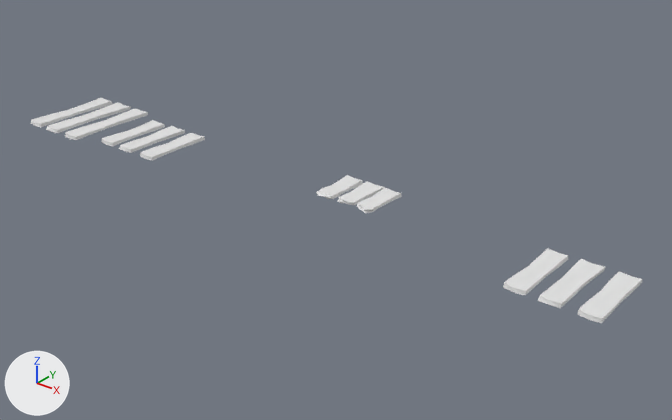
Two versions of the Blender file Assets/ApiXizuki/WoodPlanks.blend, one commit apart.
One viewpoint serves both versions: a 50 mm lens placed at (29.3, -63.5, 38.5), pointed at (-23.2, 2.1, -2.2). Lighting does not change. The marker at lower left points along +X, +Y and +Z.

Before the edit, the objects in view are built like this:
```python
ob_cube = bpy.data.objects.new('Cube', me_cube)
ob_cube.location = (0.0, 0.0, 0.0)
ob_cube_001 = bpy.data.objects.new('Cube.001', me_cube_005)
ob_cube_001.location = (3.13, 0.0, 0.0)
ob_cube_002 = bpy.data.objects.new('Cube.002', me_cube_006)
ob_cube_002.location = (6.5, 0.0, 0.0)
ob_cube_009 = bpy.data.objects.new('Cube.009', me_cube_014)
ob_cube_009.location = (-18.5, 1.44, 0.0)
ob_cube_010 = bpy.data.objects.new('Cube.010', me_cube_015)
ob_cube_010.location = (-20.78, 1.15, 0.0)
ob_cube_011 = bpy.data.objects.new('Cube.011', me_cube_016)
ob_cube_011.location = (-23.3, 1.44, 0.0)
ob_cube_012 = bpy.data.objects.new('Cube.012', me_cube_017)
ob_cube_012.location = (-51.0, 0.0, 0.0)
# also in view: 'Cube.013' at (-47.8, -0.1, 0.4); 'Cube.016' at (-59.0, -0.1, 0.4); 'Cube.015' at (-55.7, 0.0, 0.4); 'Cube.017' at (-62.2, -0.1, 0.4); 'Cube.014' at (-44.5, 0.0, 0.4)
```
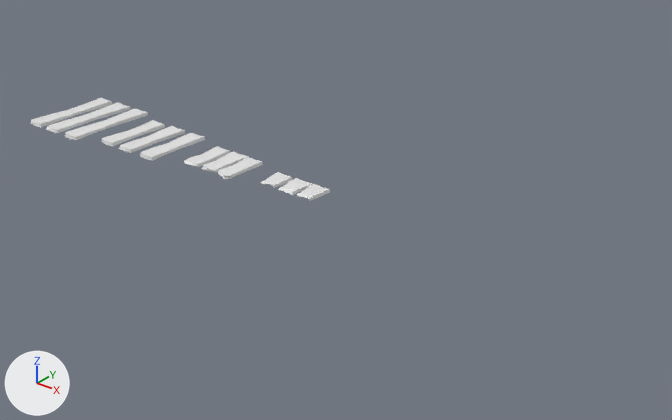
The newer file is also turned or shifted as a whole; pictures and numbers use the older file's frame.

Location of each change, (x1, y1, x2, y2) in pixels of the pictures (672 x 420 px):
'Cube.002', deleted: before (578, 271, 642, 323)
'Cube.001', deleted: before (538, 259, 605, 308)
'Cube', deleted: before (503, 248, 568, 295)
'Cube.009', reshaped (12% shorter): before (357, 188, 402, 213); after (218, 157, 263, 179)
'Cube.011', reshaped (12% shorter): before (316, 175, 363, 199); after (184, 146, 230, 167)
'Cube.010', reshaped (12% shorter): before (338, 181, 385, 205); after (202, 151, 249, 172)
'Cube.005', added: after (297, 184, 330, 201)
'Cube.004', added: after (278, 178, 313, 196)
'Cube.003', added: after (261, 172, 293, 188)

What changed in the scene script:
```text
Change me_cube_014:
    where me_cube_014.from_pydata(...)  # 40 vertices, 34 faces; spans x -1.0..1.0, y -1.37..3.92, z -0.28..1.05
    used by ob_cube_009; location = (-18.5, 1.44, 0.0)
    me_cube_014 part 1: the loose piece of 39 vertices spanning x -1.0..1.0, y -1.37..3.92, z -0.28..0.21 is moved by (-16.0, -2.68, 0.0)
Change me_cube_015:
    where me_cube_015.from_pydata(...)  # 43 vertices, 36 faces; spans x -1.02..1.17, y -0.89..4.26, z -0.21..1.05
    used by ob_cube_010; location = (-20.78, 1.15, 0.0)
    me_cube_015 part 2: the loose piece of 42 vertices spanning x -1.02..1.17, y -0.89..4.26, z -0.21..0.21 is moved by (-16.0, -2.68, 0.0)
Change me_cube_016:
    where me_cube_016.from_pydata(...)  # 40 vertices, 34 faces; spans x -1.03..1.0, y -1.31..3.95, z -0.23..1.05
    used by ob_cube_011; location = (-23.3, 1.44, 0.0)
    me_cube_016 part 3: the loose piece of 39 vertices spanning x -1.03..1.0, y -1.31..3.95, z -0.23..0.21 is moved by (-16.0, -2.68, 0.0)
Add me_cube_025:
    me_cube_025.from_pydata(...)  # 33 vertices, 28 faces; spans x -1.0..1.0, y -1.67..1.27, z -0.28..0.21
    me_cube_025.materials.append(mat_material_006)  # white #e7e7e7
Add me_cube_024:
    me_cube_024.from_pydata(...)  # 33 vertices, 28 faces; spans x -1.02..1.17, y -1.41..1.47, z -0.22..0.21
    me_cube_024.materials.append(mat_material_005)  # white #e7e7e7
Add me_cube_023:
    me_cube_023.from_pydata(...)  # 33 vertices, 28 faces; spans x -1.03..1.0, y -1.64..1.17, z -0.22..0.21
    me_cube_023.materials.append(mat_material)  # white #e7e7e7
Remove ob_cube:
    ob_cube = bpy.data.objects.new('Cube', me_cube)
    ob_cube.location = (0.0, 0.0, 0.0)
Remove ob_cube_001:
    ob_cube_001 = bpy.data.objects.new('Cube.001', me_cube_005)
    ob_cube_001.location = (3.13, 0.0, 0.0)
Remove ob_cube_002:
    ob_cube_002 = bpy.data.objects.new('Cube.002', me_cube_006)
    ob_cube_002.location = (6.5, 0.0, 0.0)
Add ob_cube_005:
    ob_cube_005 = bpy.data.objects.new('Cube.005', me_cube_025)
    ob_cube_005.location = (-24.59, 0.44, 0.0)
Add ob_cube_004:
    ob_cube_004 = bpy.data.objects.new('Cube.004', me_cube_024)
    ob_cube_004.location = (-26.87, 0.15, 0.0)
Add ob_cube_003:
    ob_cube_003 = bpy.data.objects.new('Cube.003', me_cube_023)
    ob_cube_003.location = (-29.39, 0.44, 0.0)
```
